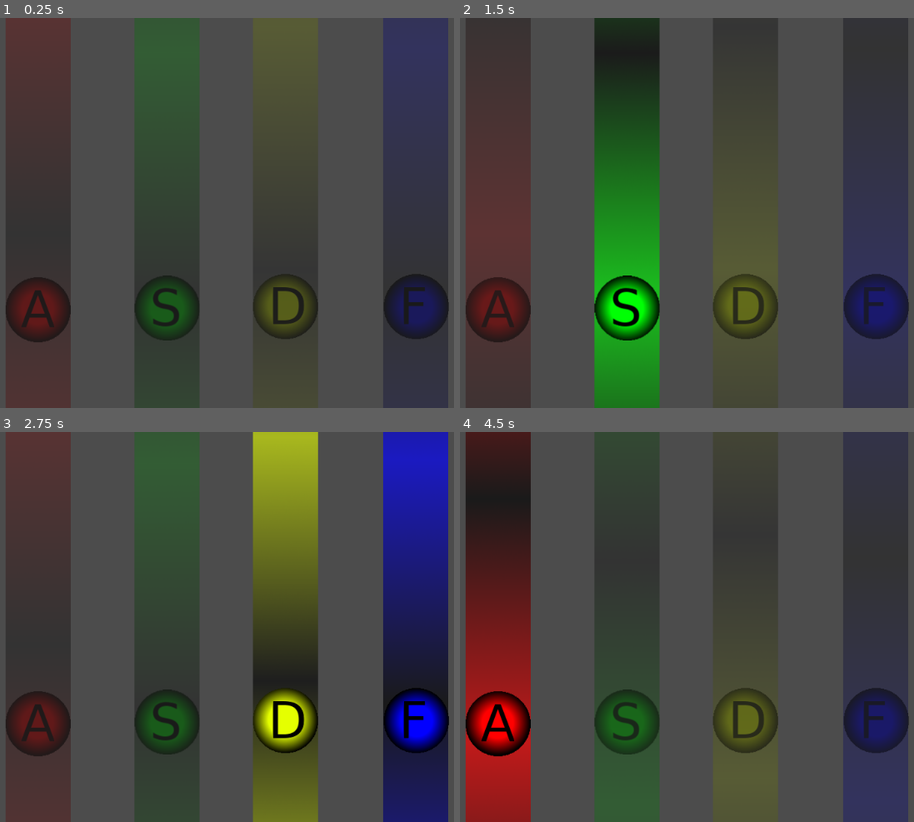
Above: before the commit, frames 1-4 (two rows, left to right).
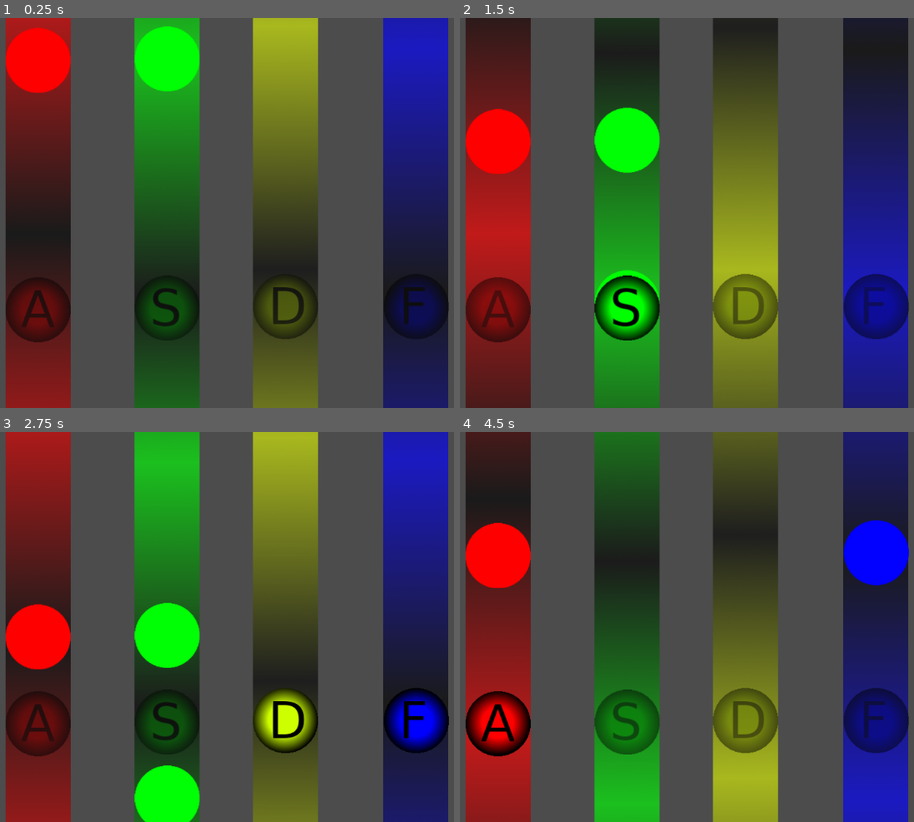
Above: after the commit, the same moments.

Repository: CanisCaeurelus/HIRO
Game: Godot game, scene res://screen.tscn
Two runs of this game, one before a commit and one after it. Both use one fixed random seed, a clock stepped at 60 frames per second and the inputs below. Video files are missing from this copy of the repository; at most half a second of black plays in their place.
Inputs:
- Up to frame 1 (0.25 s): no input
- Up to frame 2 (1.5 s): hold D 0.53-1.28 s; hold F 0.53-1.28 s; hold S from 1.28 s (still down); tap F at 1.35 s
- Up to frame 3 (2.75 s): release S at 2.03 s; hold D from 2.03 s (still down); hold F from 2.03 s (still down)
- Up to frame 4 (4.5 s): release F at 2.78 s; tap F at 2.85, 4.35 s; release D at 3.53 s; hold F 3.53-4.28 s; hold A from 3.53 s (still down)

The runs differ from the first frame. In frame 1, 39% of the frame differs, in the area x 1-99%, y 0-100%; in frame 2, 41%; in frame 3, 23%; in frame 4, 30%.

Commit message:
tap commit

Diff:
--- a/Sprite.gd
+++ b/Sprite.gd
@@ -2,6 +2,7 @@
 
 export var modulation = Color(1.0,0.0,0.0);
 export var key = "A"
+export var tapArray = [1, 2.0, 1.5, 2.0,0,0,0,0,0,0,0,0,0,0]
 onready var globals = get_node("../globals")
 var Apressed = false
 var Spressed = false
@@ -13,6 +14,13 @@
 
 # Called when the node enters the scene tree for the first time.
 func _ready():
+	self.modulate = modulation
+	var tapScene = load("res://tap.tscn")
+	for tapTime in tapArray:
+		if(tapTime):
+			var tapNode = tapScene.instance()
+			tapNode.tapTime = tapTime
+			self.add_child(tapNode)
 	pass # Replace with function body.
 
 # Called every frame. 'delta' is the elapsed time since the previous frame.
@@ -27,11 +35,11 @@
 	elif ("F" == key or "f" == key):
 		pressed = globals.Fpressed
 	if pressed:
-		self.modulate = modulation
+		self.self_modulate = modulation
 	else:
-		self.modulate = modulation / 2
+		self.self_modulate = modulation / 2
 
-	get_node("string").offset.y += delta * 100
+	get_node("string").offset.y += delta * globals.timeToPixel / 5.0
 	if(get_node("string").offset.y >= 500.0 ):
 		get_node("string").offset.y = 250
 	pass
--- a/globals.gd
+++ b/globals.gd
@@ -4,6 +4,10 @@
 export var Spressed = false;
 export var Dpressed = false;
 export var Fpressed = false;
+export var time = 0;
+export var paused = false;
+export var missedTap = false;
+export var timeToPixel = 500.0
 # Declare member variables here. Examples:
 # var a = 2
 # var b = "text"
@@ -13,5 +17,11 @@
 	pass # Replace with function body.
 
 # Called every frame. 'delta' is the elapsed time since the previous frame.
-#func _process(delta):
-#	pass
+func _process(delta):
+	if !paused:
+		time+=delta
+	pass
+
+func tapMissed():
+	$"../Control/tapMissedSound".play()
+	print("yolo")
--- a/screen.tscn
+++ b/screen.tscn
@@ -7,10 +7,11 @@
 [ext_resource path="res://imadzes/Abaton.png" type="Texture" id=5]
 [ext_resource path="res://Sprite.gd" type="Script" id=6]
 [ext_resource path="res://imadzes/string.png" type="Texture" id=7]
-[ext_resource path="res://imadzes/Sbaton.png" type="Texture" id=8]
-[ext_resource path="res://imadzes/Fbaton.png" type="Texture" id=9]
-[ext_resource path="res://imadzes/Dbaton.png" type="Texture" id=10]
-[ext_resource path="res://globals.gd" type="Script" id=11]
+[ext_resource path="res://tap.tscn" type="PackedScene" id=8]
+[ext_resource path="res://imadzes/Sbaton.png" type="Texture" id=9]
+[ext_resource path="res://imadzes/Fbaton.png" type="Texture" id=10]
+[ext_resource path="res://imadzes/Dbaton.png" type="Texture" id=11]
+[ext_resource path="res://globals.gd" type="Script" id=12]
 
 [node name="Node2D" type="Node2D"]
 script = ExtResource( 1 )
@@ -34,12 +35,14 @@
 volume_db = -80.0
 autoplay = true
 
+[node name="tapMissedSound" type="AudioStreamPlayer2D" parent="Control"]
+
 [node name="buttonA" type="Sprite" parent="."]
-modulate = Color( 1, 0, 0, 1 )
 position = Vector2( 224.935, 448.826 )
 z_index = 1
 texture = ExtResource( 5 )
 script = ExtResource( 6 )
+tapArray = [ 1, 2.0, 3.0, 4.0, 5, 6, 7, 8, 9, 10, 0, 0, 0, 0 ]
 
 [node name="string" type="Sprite" parent="buttonA"]
 self_modulate = Color( 1, 1, 1, 0.654902 )
@@ -49,14 +52,17 @@
 texture = ExtResource( 7 )
 offset = Vector2( 0, 250 )
 
+[node name="tap" parent="buttonA" instance=ExtResource( 8 )]
+
 [node name="buttonS" type="Sprite" parent="."]
-modulate = Color( 1, 0, 0, 1 )
+editor/display_folded = true
 position = Vector2( 423.443, 446.434 )
 z_index = 1
-texture = ExtResource( 8 )
+texture = ExtResource( 9 )
 script = ExtResource( 6 )
 modulation = Color( 0, 1, 0.0156863, 1 )
 key = "S"
+tapArray = [ 1, 1.5, 2.0, 2.5, 3, 4, 6, 8, 10, 12, 0, 0, 0, 0 ]
 
 [node name="string" type="Sprite" parent="buttonS"]
 self_modulate = Color( 1, 1, 1, 0.647059 )
@@ -67,13 +73,14 @@
 offset = Vector2( 0, 250 )
 
 [node name="buttonF" type="Sprite" parent="."]
-modulate = Color( 1, 0, 0, 1 )
+editor/display_folded = true
 position = Vector2( 806.107, 444.042 )
 z_index = 1
-texture = ExtResource( 9 )
+texture = ExtResource( 10 )
 script = ExtResource( 6 )
 modulation = Color( 0.00784314, 0, 1, 1 )
 key = "F"
+tapArray = [ 5, 10.0, 15.0, 20.0, 0, 0, 0, 0, 0, 0, 0, 0, 0, 0 ]
 
 [node name="string" type="Sprite" parent="buttonF"]
 self_modulate = Color( 1, 1, 1, 0.654902 )
@@ -84,13 +91,13 @@
 offset = Vector2( 0, 250 )
 
 [node name="buttonD" type="Sprite" parent="."]
-modulate = Color( 1, 0, 0, 1 )
 position = Vector2( 605.208, 444.042 )
 z_index = 3
-texture = ExtResource( 10 )
+texture = ExtResource( 11 )
 script = ExtResource( 6 )
 modulation = Color( 0.898039, 1, 0, 1 )
 key = "D"
+tapArray = [ 6, 7.0, 8.0, 9.0, 10.0, 10.5, 11.0, 11.5, 12.0, 0.0, 0, 0, 0, 0 ]
 
 [node name="string" type="Sprite" parent="buttonD"]
 self_modulate = Color( 1, 1, 1, 0.603922 )
--- /dev/null
+++ b/tap.gd
@@ -0,0 +1,37 @@
+extends Sprite
+export var tapTime = 0
+# Declare member variables here. Examples:
+# var a = 2
+# var b = "text"
+onready var globals = get_node("../../globals")
+var missedSignalSent = false
+signal missedTap
+signal lateTap
+signal earlyTap
+
+# Called when the node enters the scene tree for the first time.
+func _ready():
+	self.connect("missedTap", get_node("../../globals"), "tapMissed")
+
+	pass # Replace with function body.
+
+# Called every frame. 'delta' is the elapsed time since the previous frame.
+func _process(delta):
+	var timeDifference = (globals.time - tapTime)
+	self.position.y = timeDifference * globals.timeToPixel
+
+	if timeDifference > 1.0 :
+		self.free()
+	elif timeDifference > 0.5 and !missedSignalSent:
+		emit_signal("missedTap")
+		missedSignalSent = true
+	elif timeDifference > 0.1:
+		emit_signal("lateTap")
+		#self.free()
+	elif timeDifference > -0.05:
+		#print("goodnigga")
+		if globals.Apressed:
+			self.free()
+	elif timeDifference > -0.1:
+		emit_signal("earlyTap")
+	pass
--- /dev/null
+++ b/tap.tscn
@@ -0,0 +1,10 @@
+[gd_scene load_steps=3 format=2]
+
+[ext_resource path="res://imadzes/baton.png" type="Texture" id=1]
+[ext_resource path="res://tap.gd" type="Script" id=2]
+
+[node name="tap" type="Sprite"]
+z_index = -1
+texture = ExtResource( 1 )
+script = ExtResource( 2 )
+tapTime = 5
Not shown, added: export_presets.cfg
Not shown: 2 places in screen.tscn that only renumber resources
